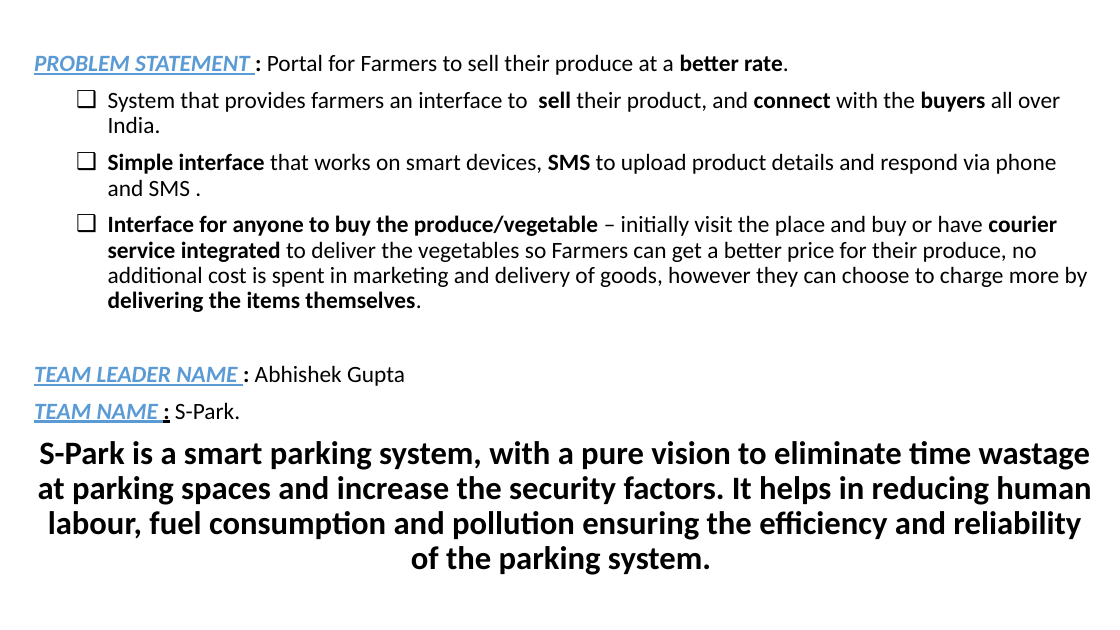
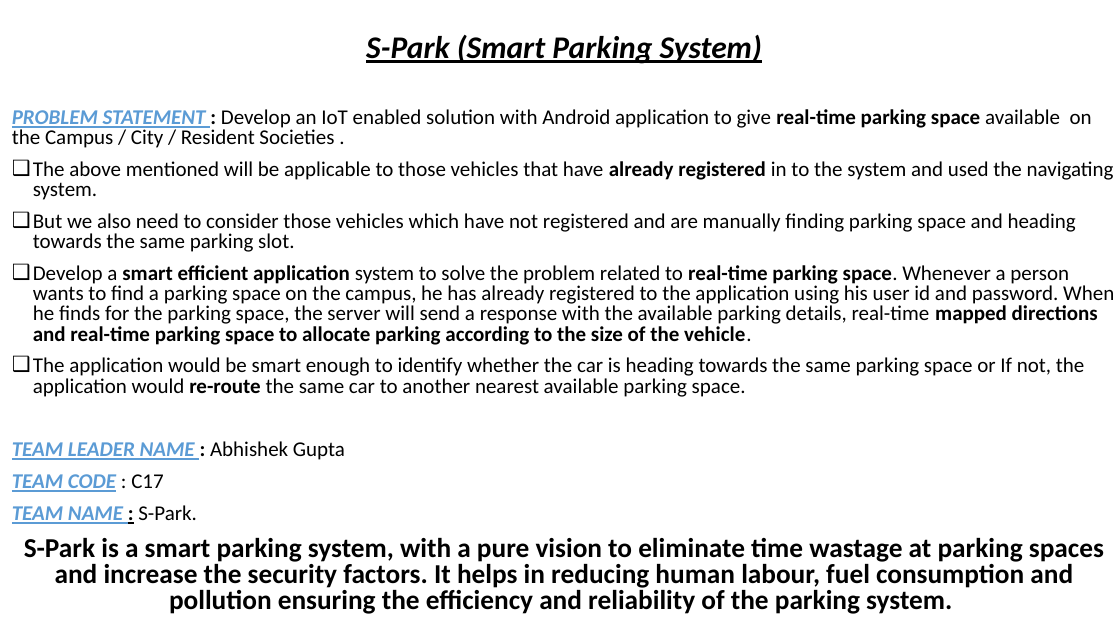
Before and after one commit to FriendsUnited/S-Park, a slide deck: slide 1 of Documents/Presentations/S-Park.pptx. Drawn at 1120x630 pixels with LibreOffice and Linux fonts; fonts in the diff are those of the drawing. Boxes give left, top, right and bottom in pixels: in the first picture for what was removed or moved away, otherwise in the second. Text is boxed around its words. In the diff, an @@ line names an element or a change of style, - is before the commit and + after.

Commit message:
PPT completed

```diff
--- a/Documents/Presentations/S-Park.pptx
+++ b/Documents/Presentations/S-Park.pptx
@@ text "S-Park (Smart Parking System)": place and size @@
-text "S-Park (Smart Parking System)" at (34,54,1091,575)
+text "S-Park (Smart Parking System)" at (12,35,1114,614)
@@ text at (12,35,1114,397): text changed; size 20 to 18 pt @@
-PROBLEM STATEMENT : Portal for Farmers to sell their produce at a better rate.
-❑ System that provides farmers an interface to sell their product, and connect with the buyers all over India.
-❑ Simple interface that works on smart devices, SMS to upload product details and respond via phone and SMS .
-❑ Interface for anyone to buy the produce/vegetable – initially visit the place and buy or have courier service integrated to deliver the vegetables so Farmers can get a better price for their produce, no additional cost is spent in marketing and delivery of goods, however they can choose to charge more by delivering the items themselves.
+S-Park (Smart Parking System)
+PROBLEM STATEMENT : Develop an IoT enabled solution with Android application to give real-time parking space available on the Campus / City / Resident Societies .
+❑ The above mentioned will be applicable to those vehicles that have already registered in to the system and used the navigating system.
+❑ But we also need to consider those vehicles which have not registered and are manually finding parking space and heading towards the same parking slot.
+❑ Develop a smart efficient application system to solve the problem related to real-time parking space. Whenever a person wants to find a parking space on the campus, he has already registered to the application using his user id and password. When he finds for the parking space, the server will send a response with the available parking details, real-time mapped directions and real-time parking space to allocate parking according to the size of the vehicle.
+❑ The application would be smart enough to identify whether the car is heading towards the same parking space or If not, the application would re-route the same car to another nearest available parking space.
@@ text at (12,441,1104,614): size 20 to 18 pt in "TEAM LEADER NAME : Abhishek Gupta", "TEAM NAME : S-Park."; size 28 to 23.4 pt in "S-Park is a smart parking system, with ..."; line spacing 0.9 to 0.8 @@
@@ text at (12,474,163,492): paragraph added @@
+TEAM CODE : C17
```
Also in this commit, not shown: 4 other slides changed, 6 other files.
